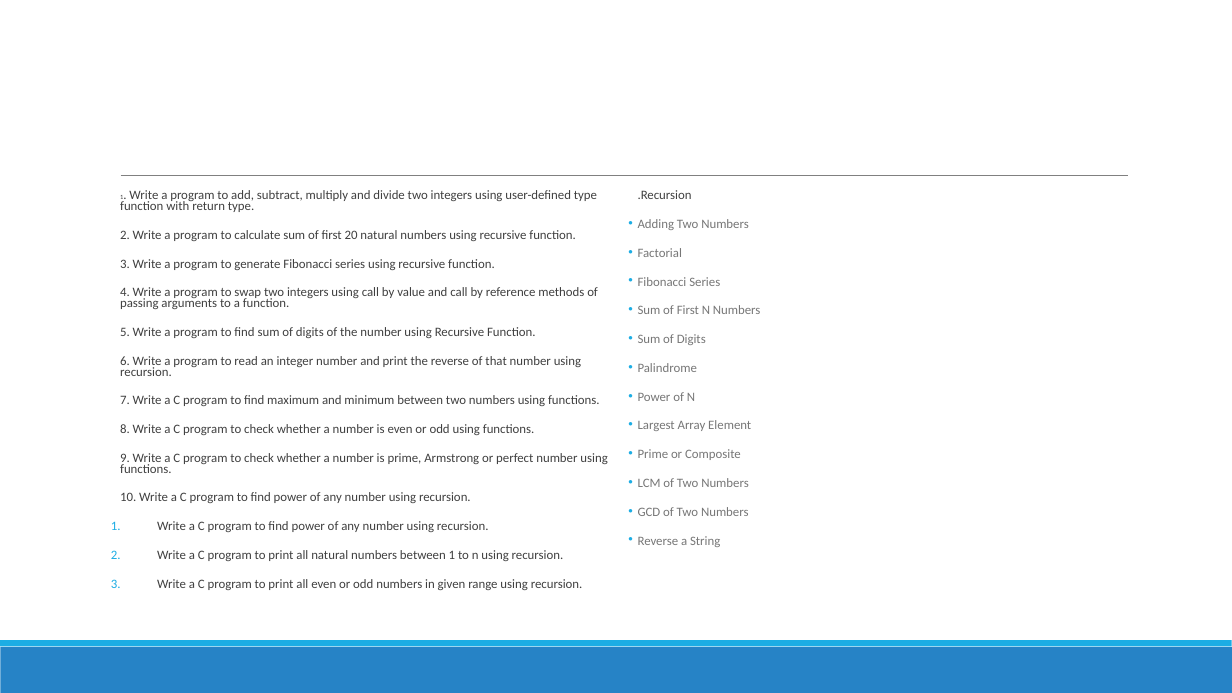
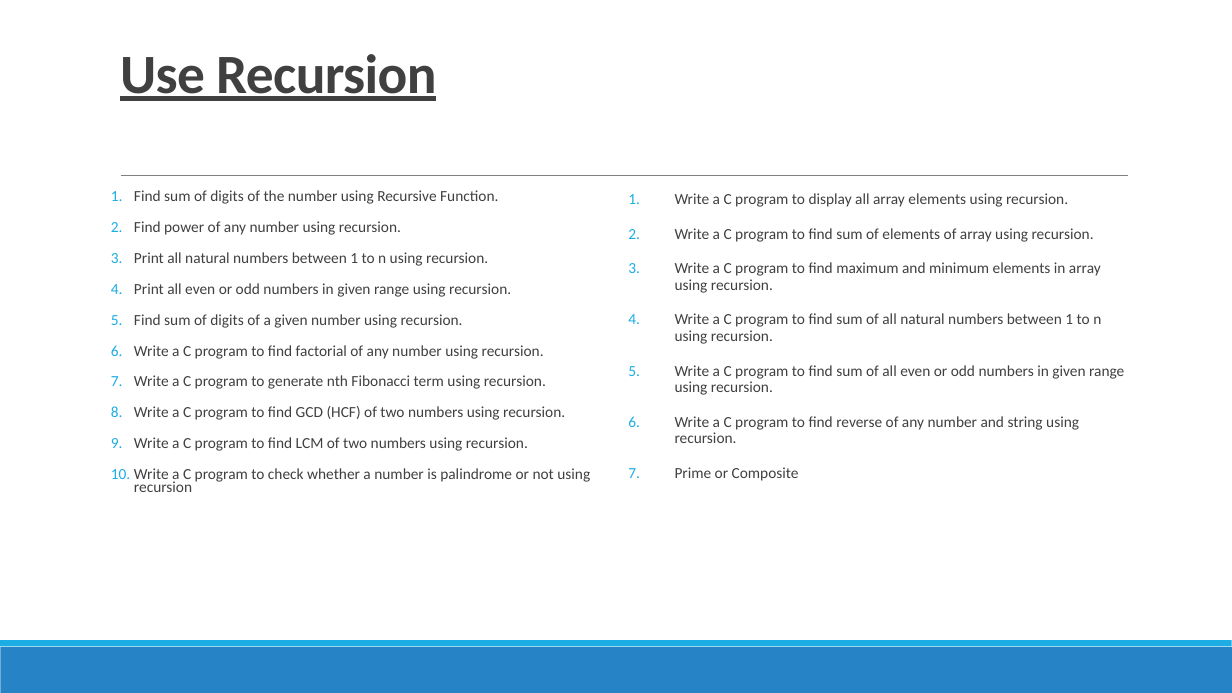
Before and after one commit to TrailBlazed/Python-Learning-Path, a slide deck: slide 7 of 3.Functions/Functions.pptx. Drawn at 1232x693 pixels with LibreOffice and Linux fonts; fonts in the diff are those of the drawing. Boxes give left, top, right and bottom in pixels: in the first picture for what was removed or moved away, otherwise in the second. Text is boxed around its words. In the diff, an @@ line names an element or a change of style, - is before the commit and + after.

```diff
--- a/3.Functions/Functions.pptx
+++ b/3.Functions/Functions.pptx
@@ title added at bbox=[120, 54, 436, 101], 43.2 pt, text #404040, bold, underline @@
+Use Recursion
@@ text at bbox=[134, 190, 590, 492]: text changed; size 10 to 12 pt @@
-  1. Write a program to add, subtract, multiply and divide two integers using user-defined type function with return type.
-  2. Write a program to calculate sum of first 20 natural numbers using recursive function.
-  3. Write a program to generate Fibonacci series using recursive function.
-  4. Write a program to swap two integers using call by value and call by reference methods of passing arguments to a function.
-  5. Write a program to find sum of digits of the number using Recursive Function.
-  6. Write a program to read an integer number and print the reverse of that number using recursion.
-  7. Write a C program to find maximum and minimum between two numbers using functions.
-  8. Write a C program to check whether a number is even or odd using functions.
-  9. Write a C program to check whether a number is prime, Armstrong or perfect number using functions.
-  10. Write a C program to find power of any number using recursion.
-1. Write a C program to find power of any number using recursion.
-2. Write a C program to print all natural numbers between 1 to n using recursion.
-3. Write a C program to print all even or odd numbers in given range using recursion.
+1. Find sum of digits of the number using Recursive Function.
+2. Find power of any number using recursion.
+3. Print all natural numbers between 1 to n using recursion.
+4. Print all even or odd numbers in given range using recursion.
+5. Find sum of digits of a given number using recursion.
+6. Write a C program to find factorial of any number using recursion.
+7. Write a C program to generate nth Fibonacci term using recursion.
+8. Write a C program to find GCD (HCF) of two numbers using recursion.
+9. Write a C program to find LCM of two numbers using recursion.
+10. Write a C program to check whether a number is palindrome or not using recursion
@@ text at bbox=[675, 193, 1124, 443]: text changed; size 10 to 12 pt; text colour #777777 to #404040 @@
-  .Recursion
-• Adding Two Numbers
-• Factorial
-• Fibonacci Series
-• Sum of First N Numbers
-• Sum of Digits
-• Palindrome
-• Power of N
-• Largest Array Element
+1. Write a C program to display all array elements using recursion.
+2. Write a C program to find sum of elements of array using recursion.
+3. Write a C program to find maximum and minimum elements in array using recursion.
+4. Write a C program to find sum of all natural numbers between 1 to n using recursion.
+5. Write a C program to find sum of all even or odd numbers in given range using recursion.
+6. Write a C program to find reverse of any number and string using recursion.
@@ text at bbox=[638, 478, 749, 547]: paragraphs removed @@
-• LCM of Two Numbers
-• GCD of Two Numbers
-• Reverse a String
@@ text at bbox=[675, 467, 799, 481]: size 10 to 12 pt, text colour #777777 to #404040 in "Prime or Composite"; bullet • to 1.; line spacing 0.7 to 0.9 @@
```
Also in this commit, not shown: 1 other slide changed, 22 other files.
